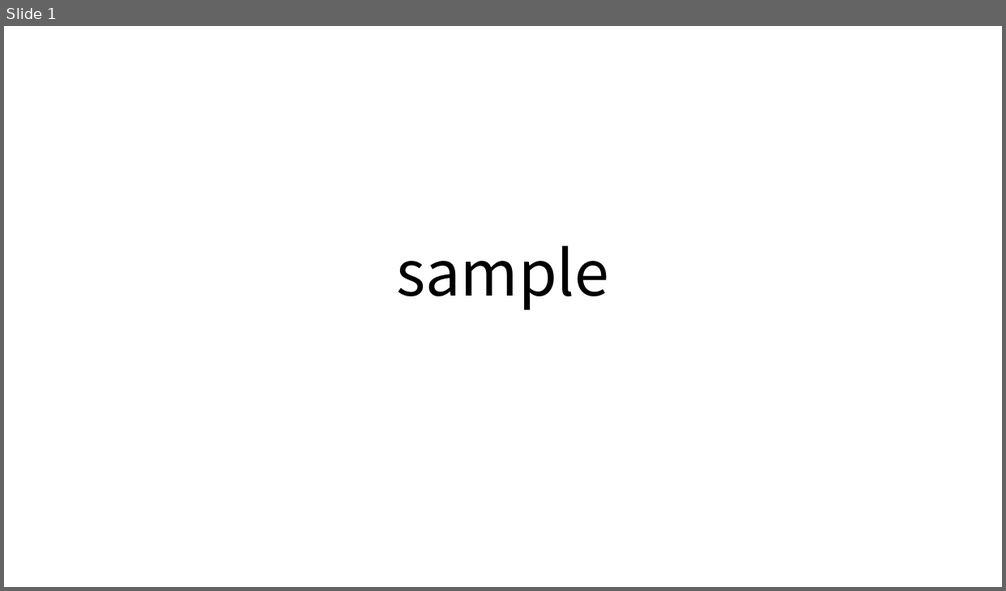
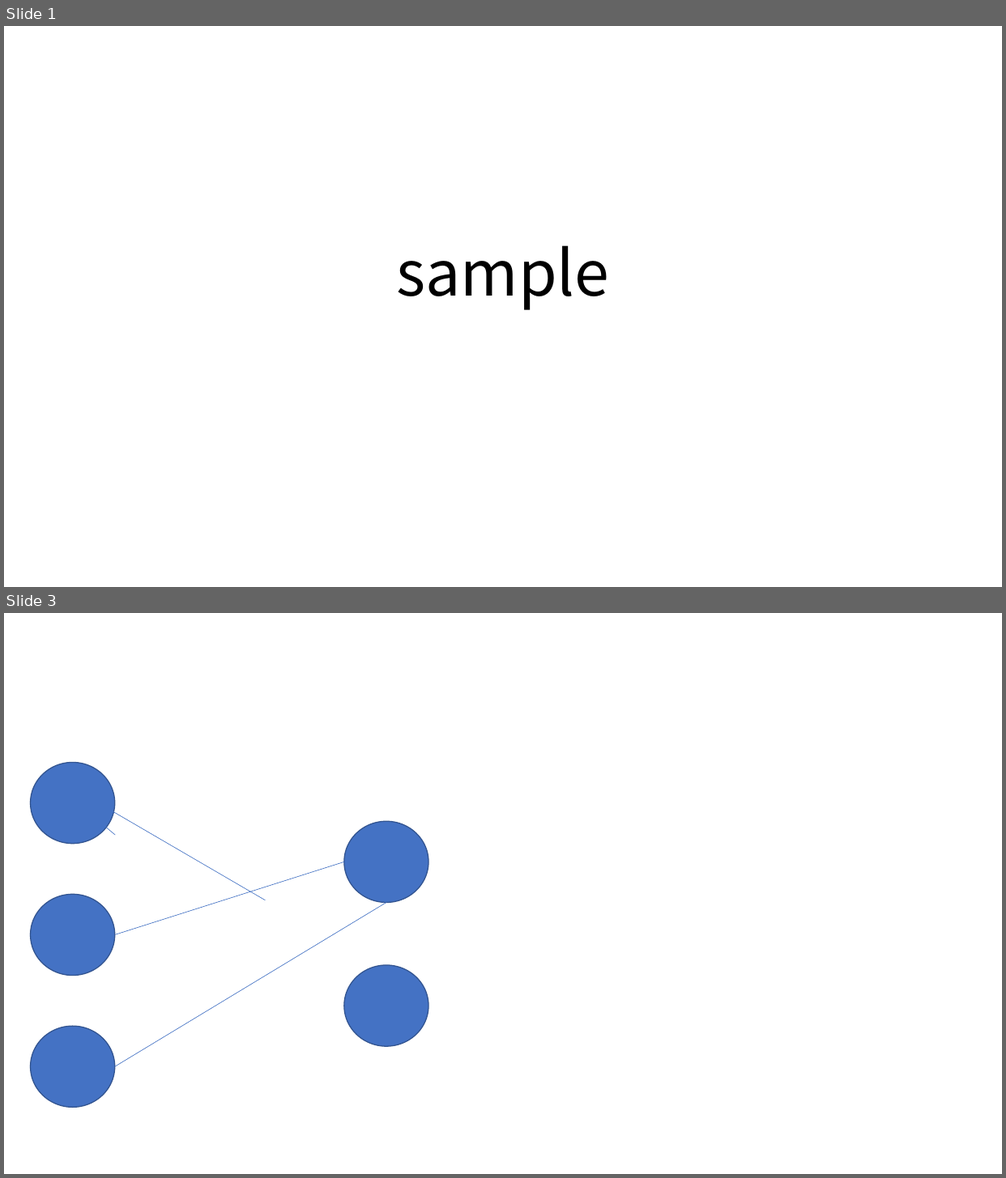
Before and after one commit to RikiishiSuzunosuke/AIspeaker_yosie, a slide deck: presen/sample.pptx. Shown one above the other, each under a label of ours: slide 1 before the commit, slides 1 and 3 after it; the slides between them are not shown. The pictures are 1006x591 and 1006x1178 pixels, drawn with LibreOffice and Linux fonts; fonts in the diff are those of the drawing. Boxes give left, top, right and bottom in pixels: in the first picture for what was removed or moved away, otherwise in the second. Text is boxed around its words. In the diff, an @@ line names an element or a change of style, - is before the commit and + after.

Commit message:
app

```diff
--- a/presen/sample.pptx
+++ b/presen/sample.pptx
@@ slide 3 added at box(4, 613, 1002, 1174), background #FFFFFF @@
@@ ellipse added at box(30, 763, 115, 845), fill #4472C4, outline #325491 1 pt @@
@@ line added from (73, 799) to (116, 835), #4472C4 0.5 pt @@
@@ line added from (108, 809) to (266, 901), #4472C4 0.5 pt @@
@@ ellipse added at box(344, 821, 428, 903), fill #4472C4, outline #325491 1 pt @@
@@ line added from (115, 935) to (344, 862), #4472C4 0.5 pt @@
@@ ellipse added at box(30, 895, 115, 976), fill #4472C4, outline #325491 1 pt @@
@@ line added from (115, 1067) to (386, 903), #4472C4 0.5 pt @@
@@ ellipse added at box(344, 965, 428, 1047), fill #4472C4, outline #325491 1 pt @@
@@ ellipse added at box(30, 1026, 115, 1108), fill #4472C4, outline #325491 1 pt @@
```
Also in this commit, not shown: 1 slide removed.
